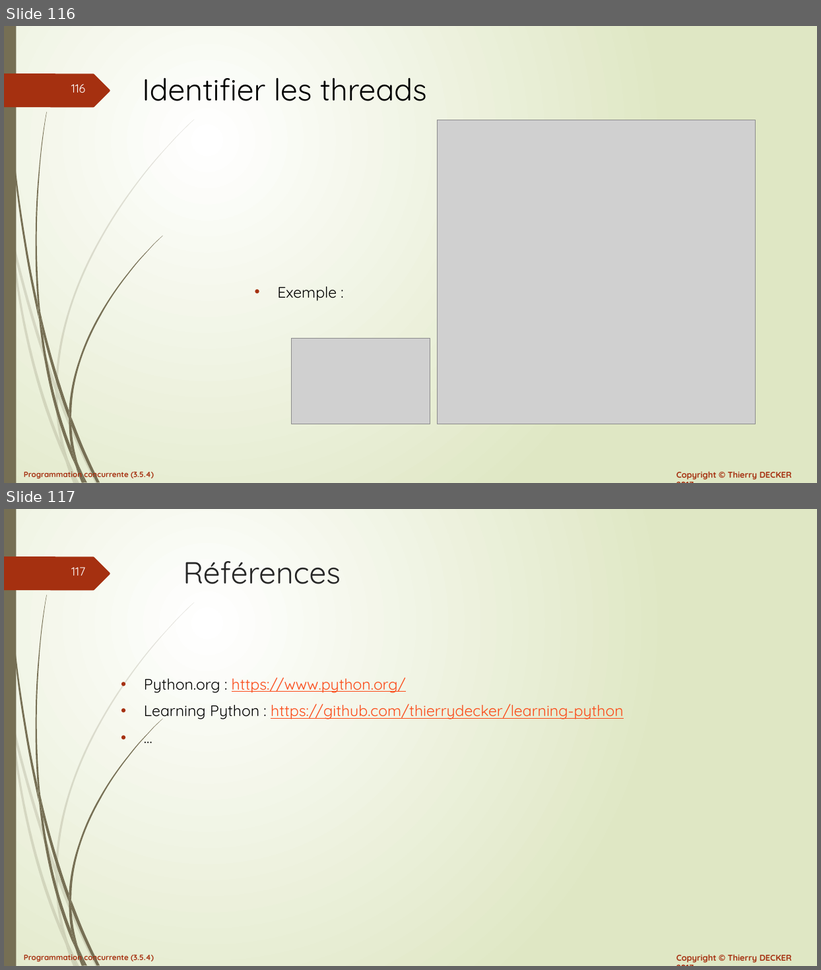
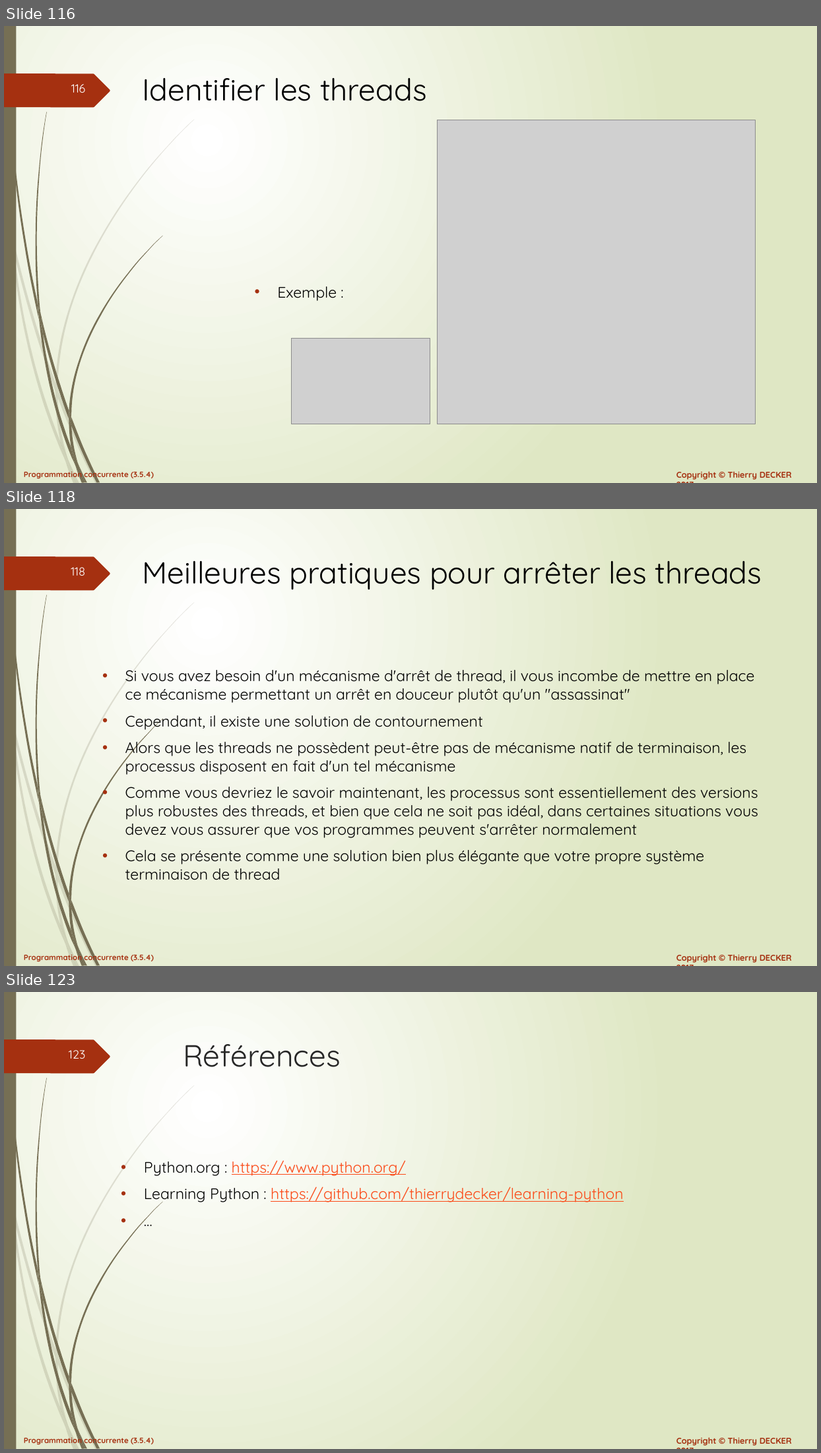
Before and after one commit to VikmanTheRacoon/learning-python, a slide deck: documentations/python-103.pptx. Shown one above the other, each under a label of ours: slides 116 and 117 before the commit, slides 116, 118 and 123 after it; the slides between them are not shown. The pictures are 821x970 and 821x1453 pixels, drawn with LibreOffice and Linux fonts; fonts in the diff are those of the drawing; grey boxes stand for pictures. Boxes give left, top, right and bottom in pixels: in the first picture for what was removed or moved away, otherwise in the second. Text is boxed around its words. In the diff, an @@ line names an element or a change of style, - is before the commit and + after.

```diff
--- a/documentations/python-103.pptx
+++ b/documentations/python-103.pptx
@@ slide 118 added at <box>4,509,817,966</box>, background gradient #FFFFFF to #DFE8C4; not listed: 27 template elements that a slide beside it also shows @@
@@ title added at <box>142,561,762,590</box>, 36 pt, text #000000 @@
+Meilleures pratiques pour arrêter les threads
@@ text added at <box>125,670,758,881</box>, 18 pt, text #000000 @@
+• Si vous avez besoin d'un mécanisme d'arrêt de thread, il vous incombe de mettre en place ce mécanisme permettant un arrêt en douceur plutôt qu'un "assassinat"
+• Cependant, il existe une solution de contournement
+• Alors que les threads ne possèdent peut-être pas de mécanisme natif de terminaison, les processus disposent en fait d'un tel mécanisme
+• Comme vous devriez le savoir maintenant, les processus sont essentiellement des versions plus robustes des threads, et bien que cela ne soit pas idéal, dans certaines situations vous devez vous assurer que vos programmes peuvent s'arrêter normalement
+• Cela se présente comme une solution bien plus élégante que votre propre système terminaison de thread
@@ what was slide 117 is now slide 123 @@
@@ page number at <box>69,1050,86,1059</box>: text changed @@
-117
+123
```
Also in this commit, not shown: 5 other slides added, 1 other file.
